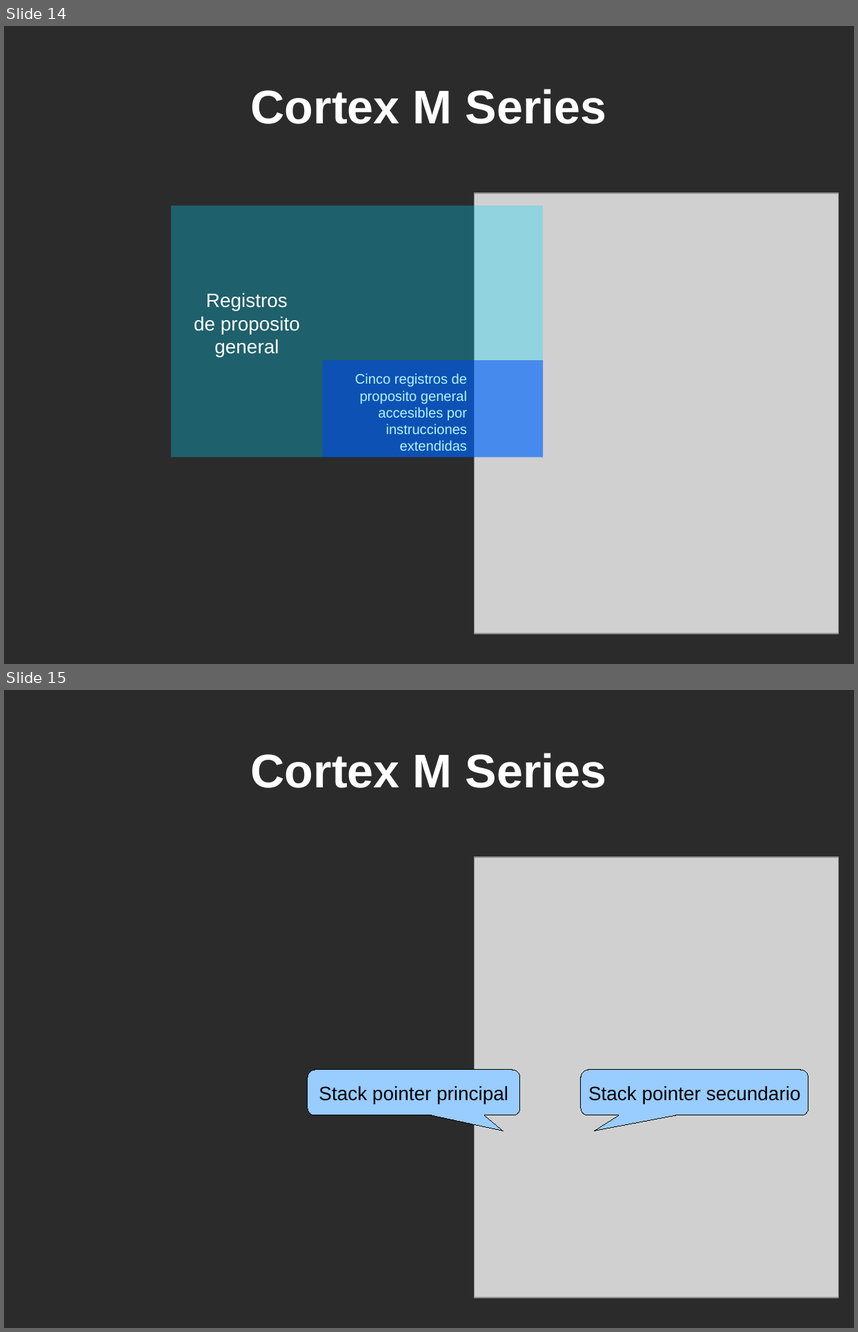
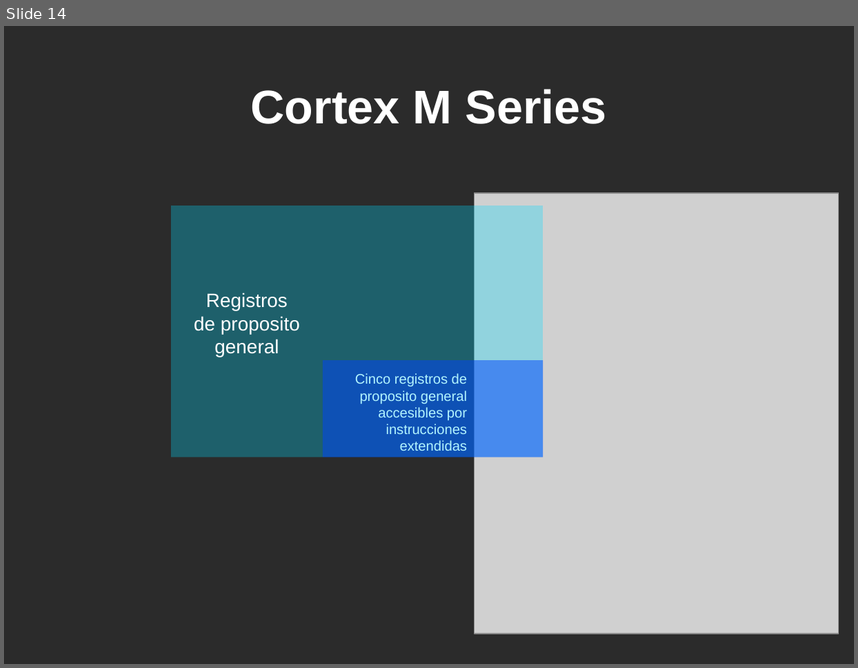
Before and after one commit to martinribelotta/curso_cm3_2011_docs, a slide deck: Curso Cortex M3 UTN.odp. Shown one above the other, each under a label of ours: slides 14 and 15 before the commit, slide 14 after it. The pictures are 858x1332 and 858x668 pixels, drawn with LibreOffice and Linux fonts; fonts in the diff are those of the drawing; grey boxes stand for pictures; background and template pictures are left out; a plain dark background stands for a picture behind light text. Boxes give left, top, right and bottom in pixels: in the first picture for what was removed or moved away, otherwise in the second. Text is boxed around its words. In the diff, an @@ line names an element or a change of style, - is before the commit and + after.

```diff
--- a/Curso Cortex M3 UTN.odp
+++ b/Curso Cortex M3 UTN.odp
@@ slide 15 removed at [4, 690, 854, 1328], background picture (left out) @@
@@ title removed at [251, 753, 607, 788] @@
-Cortex M Series
@@ picture removed at [475, 858, 839, 1298] @@
@@ rounded speech box removed at [308, 1069, 521, 1115] @@
-Stack pointer principal
@@ rounded speech box removed at [581, 1069, 809, 1115] @@
-Stack pointer secundario
```
Also in this commit, not shown: 4 slides changed, 20 slides added.
